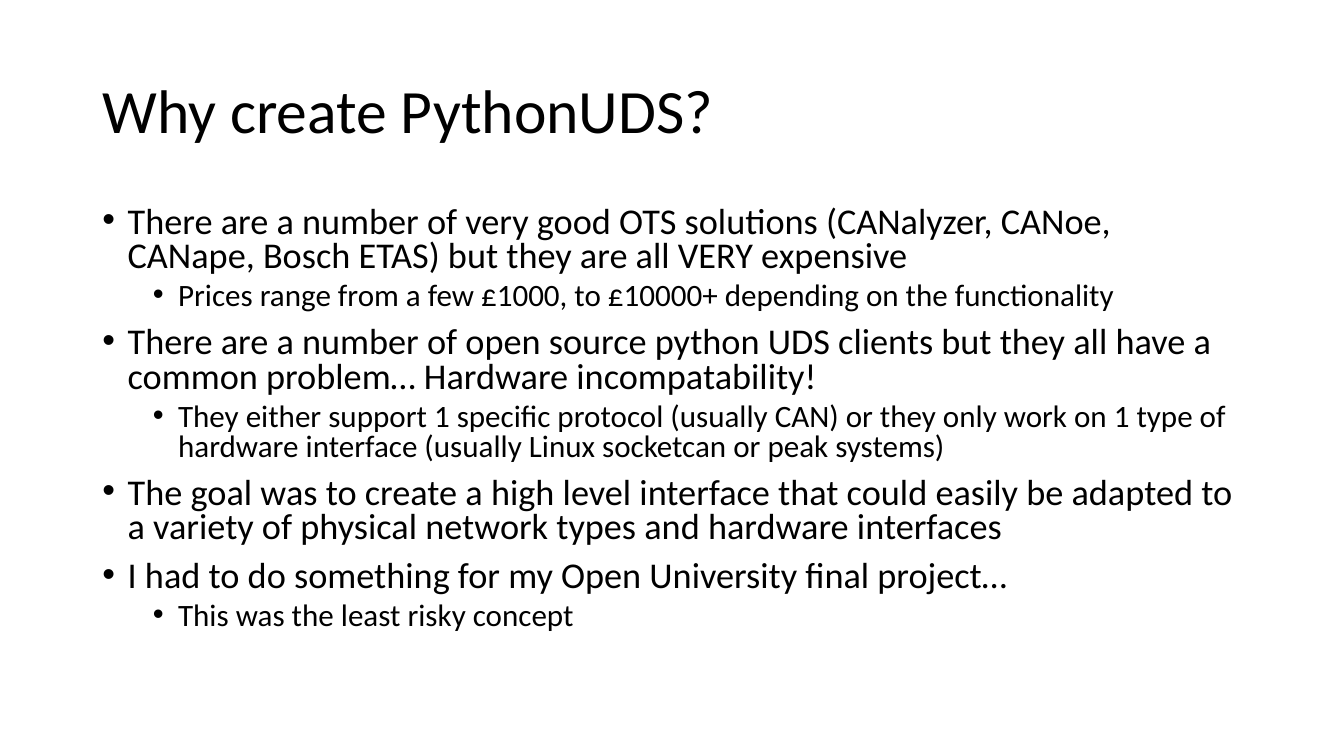
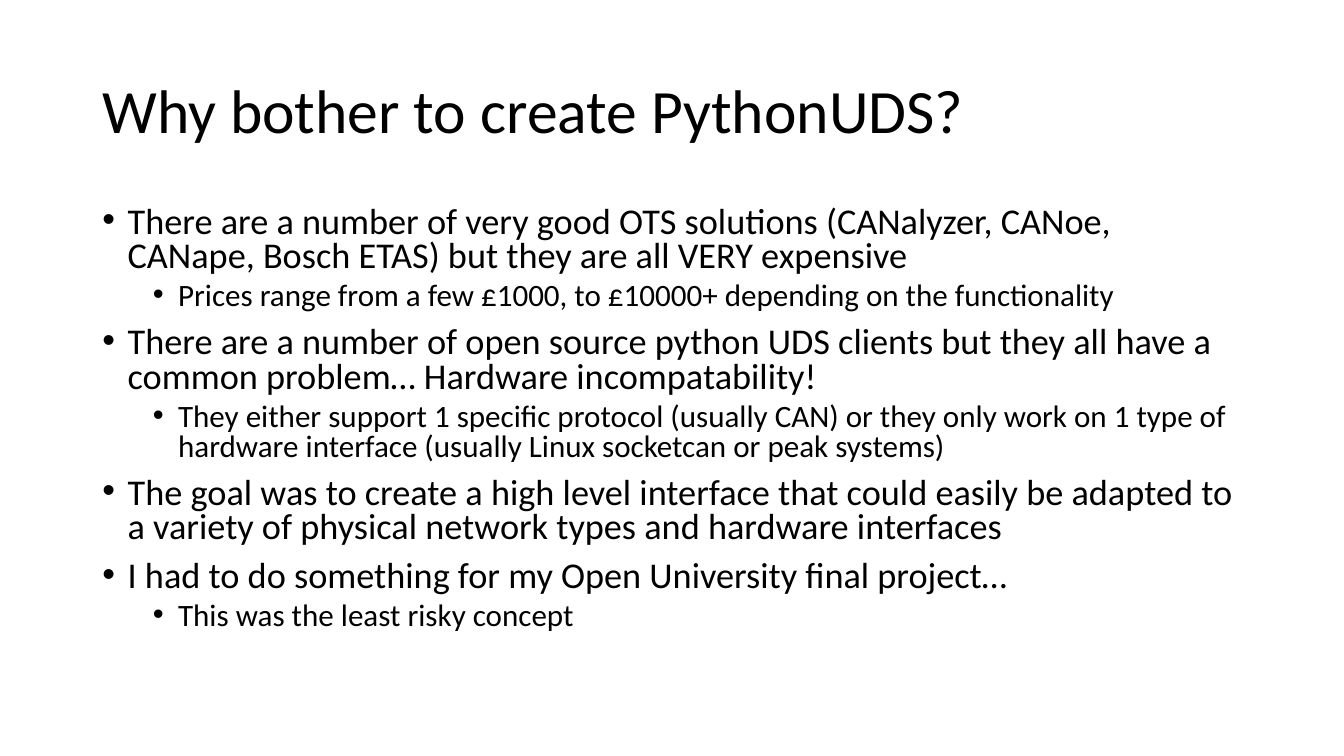
Before and after one commit to richClubb/python-uds, a slide deck: slide 5 of docs/presentations/PythonUDS.pptx. Drawn at 1344x756 pixels with LibreOffice and Linux fonts; fonts in the diff are those of the drawing. Boxes give left, top, right and bottom in pixels: in the first picture for what was removed or moved away, otherwise in the second. Text is boxed around its words. In the diff, an @@ line names an element or a change of style, - is before the commit and + after.

```diff
--- a/docs/presentations/PythonUDS.pptx
+++ b/docs/presentations/PythonUDS.pptx
@@ title at (102,90,963,143): text changed @@
-Why create PythonUDS?
+Why bother to create PythonUDS?
```
Also in this commit, not shown: 4 other slides changed, 1 slide added.
